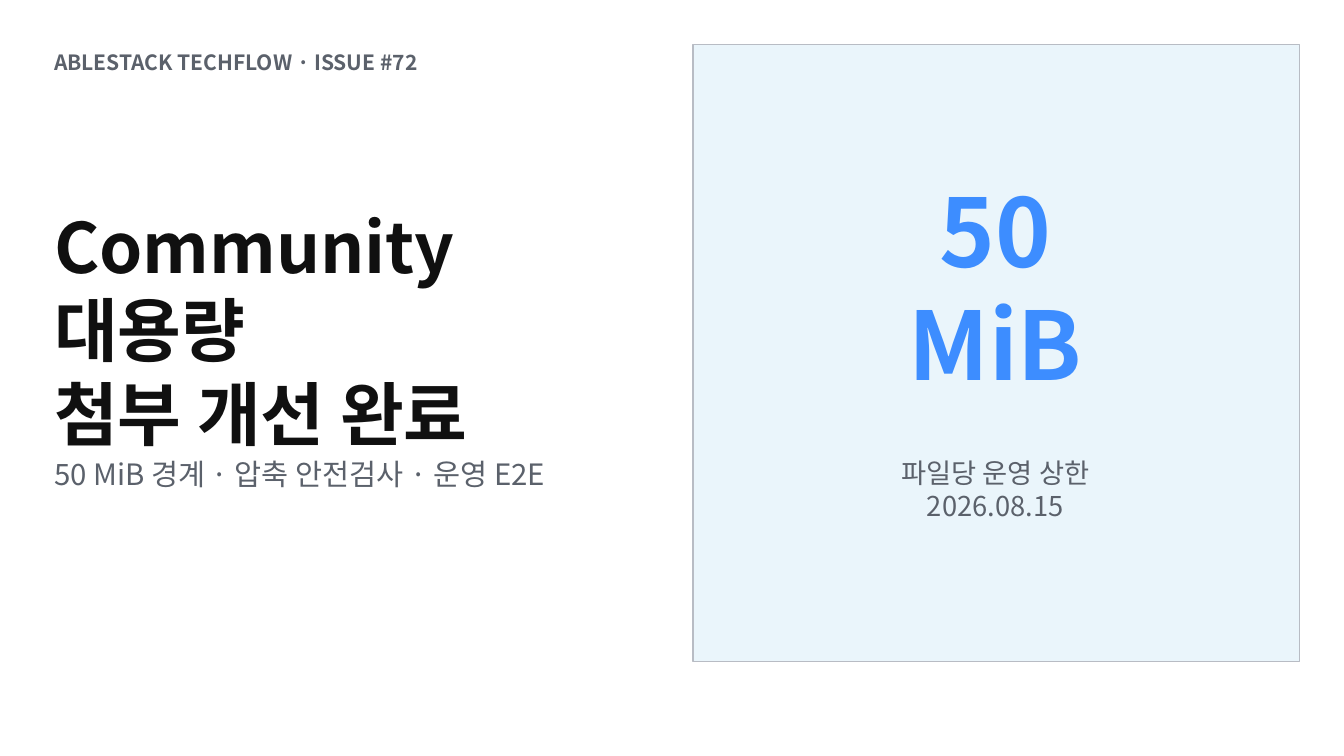
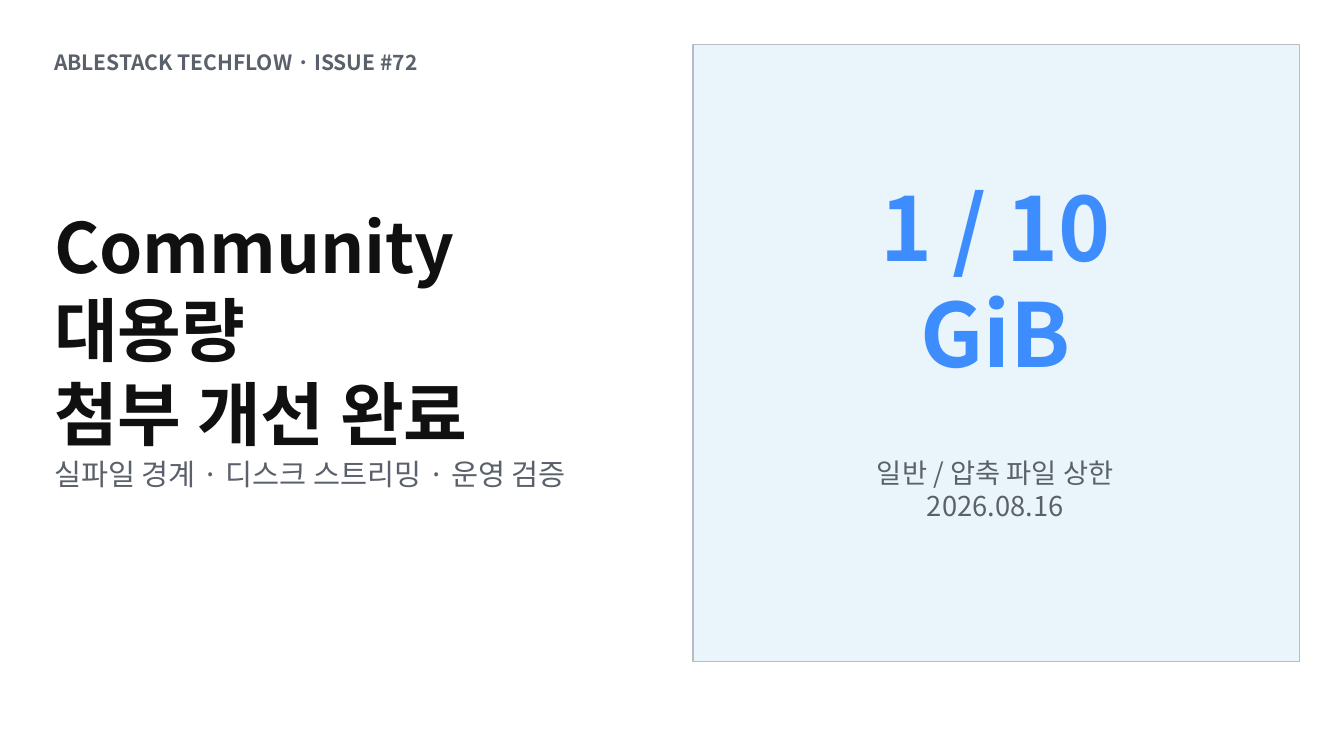
Before and after one commit to ablecloud-team/ablestack-techflow, a slide deck: slide 1 of output/presentation/techflow-issue-72-large-upload.pptx. Drawn at 1344x756 pixels with LibreOffice and Linux fonts; fonts in the diff are those of the drawing. Boxes give left, top, right and bottom in pixels: in the first picture for what was removed or moved away, otherwise in the second. Text is boxed around its words. In the diff, an @@ line names an element or a change of style, - is before the commit and + after.

Commit message:
feat: 1GB 일반 파일과 10GB 압축 운영 검증 완료

```diff
--- a/output/presentation/techflow-issue-72-large-upload.pptx
+++ b/output/presentation/techflow-issue-72-large-upload.pptx
@@ text at [880,194,1110,368]: text changed; size 67.5 to 63 pt @@
-50
-MiB
+1 / 10
+GiB
@@ text at [54,460,566,488]: text changed @@
-50 MiB 경계 · 압축 안전검사 · 운영 E2E
+실파일 경계 · 디스크 스트리밍 · 운영 검증
@@ text at [877,460,1113,517]: text changed @@
-파일당 운영 상한
-2026.08.15
+일반 / 압축 파일 상한
+2026.08.16
```
Also in this commit, not shown: 5 other slides changed, 13 other files.
